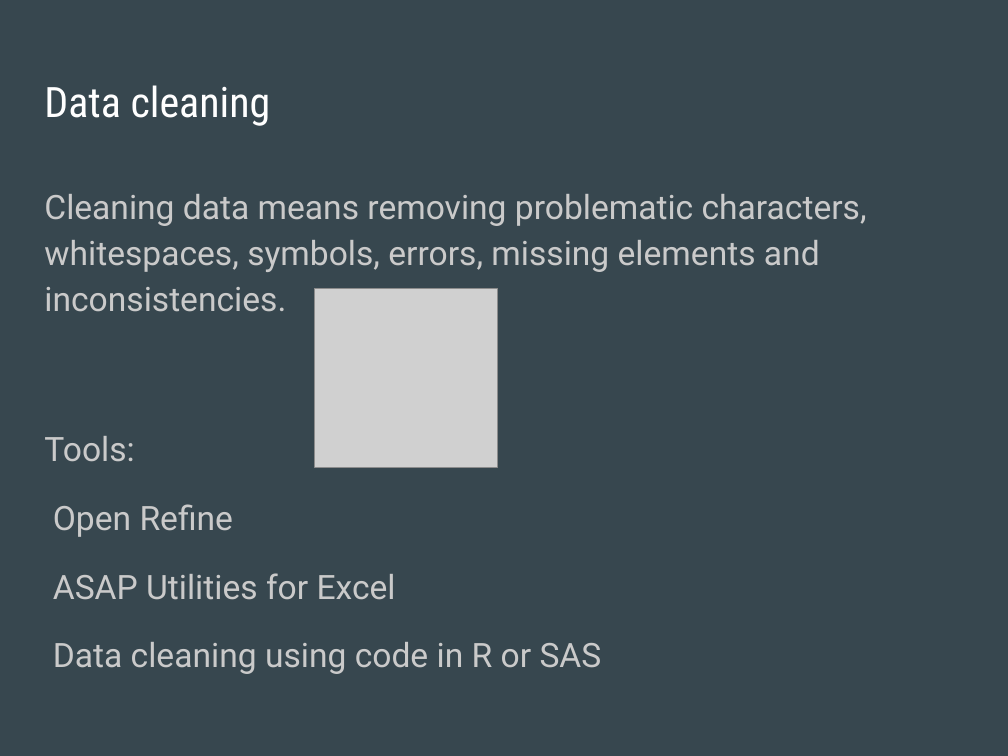
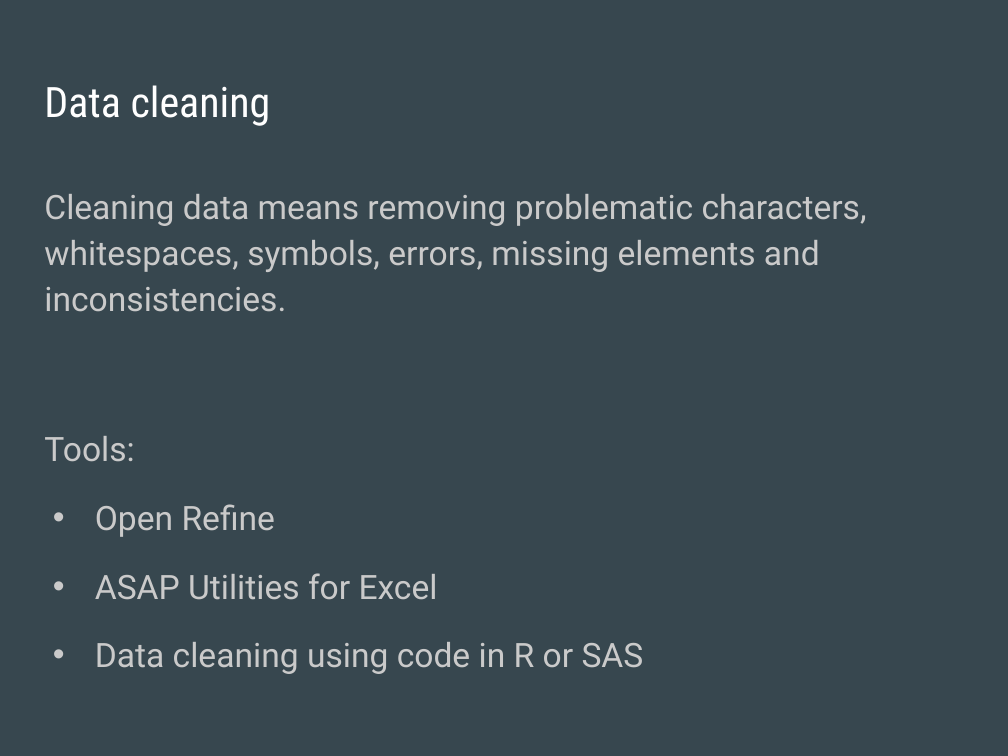
Before and after one commit to NCSU-Libraries/data-viz-workshops, a slide deck: slide 4 of Open_Refine/Data Cleaning with Open Refine.pptx. Drawn at 1008x756 pixels with LibreOffice and Linux fonts; fonts in the diff are those of the drawing; grey boxes stand for pictures. Boxes give left, top, right and bottom in pixels: in the first picture for what was removed or moved away, otherwise in the second. Text is boxed around its words. In the diff, an @@ line names an element or a change of style, - is before the commit and + after.

```diff
--- a/Open_Refine/Data Cleaning with Open Refine.pptx
+++ b/Open_Refine/Data Cleaning with Open Refine.pptx
@@ picture removed at bbox=[314, 288, 498, 467] @@
@@ text at bbox=[95, 504, 644, 674]: bullet none to • @@
```
Also in this commit, not shown: 2 other slides changed, 2 other files.
